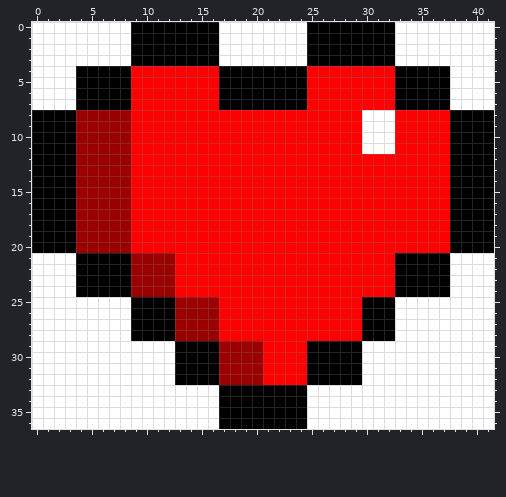
Pixel-art sprite, stored at data/images/farm/heart.png. The picture above was drawn from the file before the commit.
The file is 42x37 pixels.
The same view after the edit:
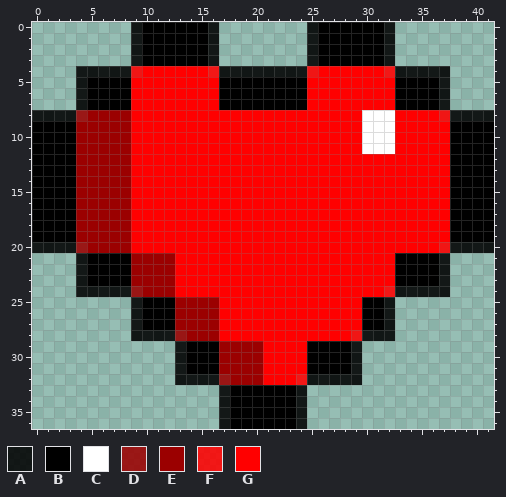
Palette (. is transparent): A #000000df  B #000000  C #ffffff  D #9b0000df  E #9b0000  F #ff0000df  G #ff0000
The edit:
The author changed colour B to colour A in rows 0 to 3 at x 9, 16, 25 and 32; in row 4 at x 4 to 8, 17 to 24 and 33 to 37; in rows 5 to 7 at x 4 and 37; in row 8 at x 0 to 3 and 38 to 41; in row 20 at x 0 to 3 and 38 to 41; in rows 21 to 23 at x 4 and 37.
The author changed colour B to colour A in row 24 at x 4 to 8 and 33 to 37; in rows 25 to 27 at x 9 and 32; in row 28 at x 9 to 12 and 30 to 32; in rows 29 to 31 at x 13 and 29; in row 32 at x 13 to 16 and 25 to 29; in rows 33 to 36 at x 17 and 24.
The author changed colour E to colour D in row 8 at x 4; in row 20 at x 4; in row 24 at x 9; in row 28 at x 13; in row 32 at x 17.
The author changed colour G to colour F in row 4 at x 9, 16, 25 and 32; in row 8 at x 37; in row 20 at x 37; in row 24 at x 32; in row 28 at x 29; in row 32 at x 24.
Colour C is removed in rows 0 to 3 at x 0 to 8, 17 to 24 and 33 to 41; in rows 4 to 7 at x 0 to 3 and 38 to 41; in rows 21 to 24 at x 0 to 3 and 38 to 41; in rows 25 to 28 at x 0 to 8 and 33 to 41; in rows 29 to 32 at x 0 to 12 and 30 to 41; in rows 33 to 36 at x 0 to 16 and 25 to 41.
Pixel boxes of the changes (left, top, right, bottom) in both pictures:
changed: (32, 22, 142, 121)
changed: (208, 22, 318, 77)
changed: (384, 22, 494, 121)
changed: (32, 242, 230, 429)
changed: (296, 242, 494, 429)
